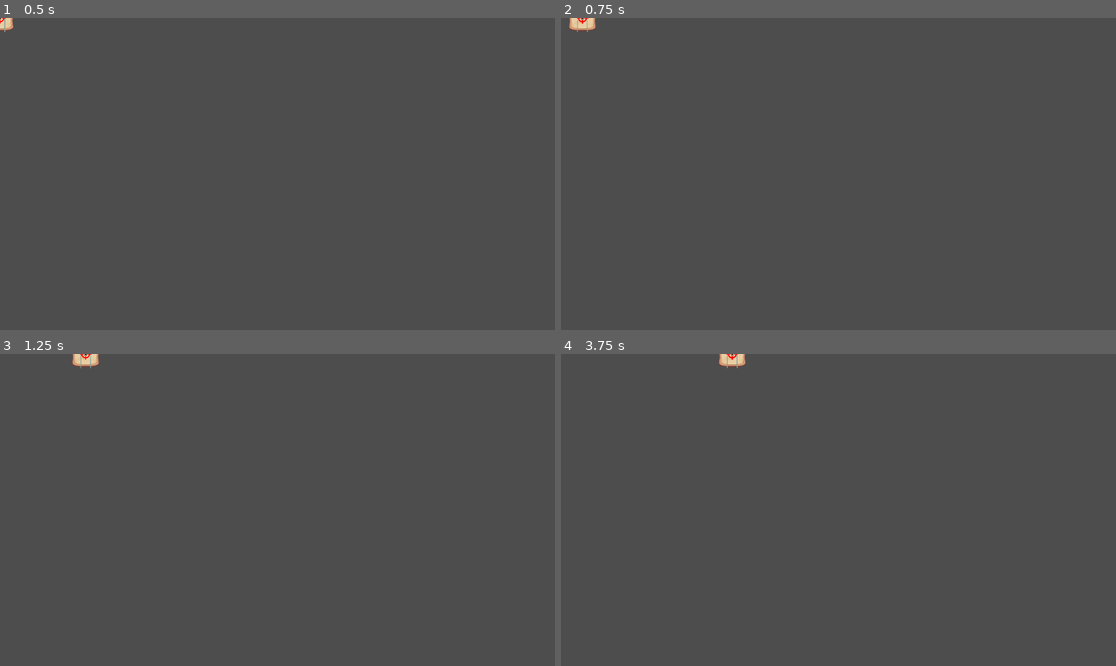
Above: before the commit, frames 1-4 (two rows, left to right).
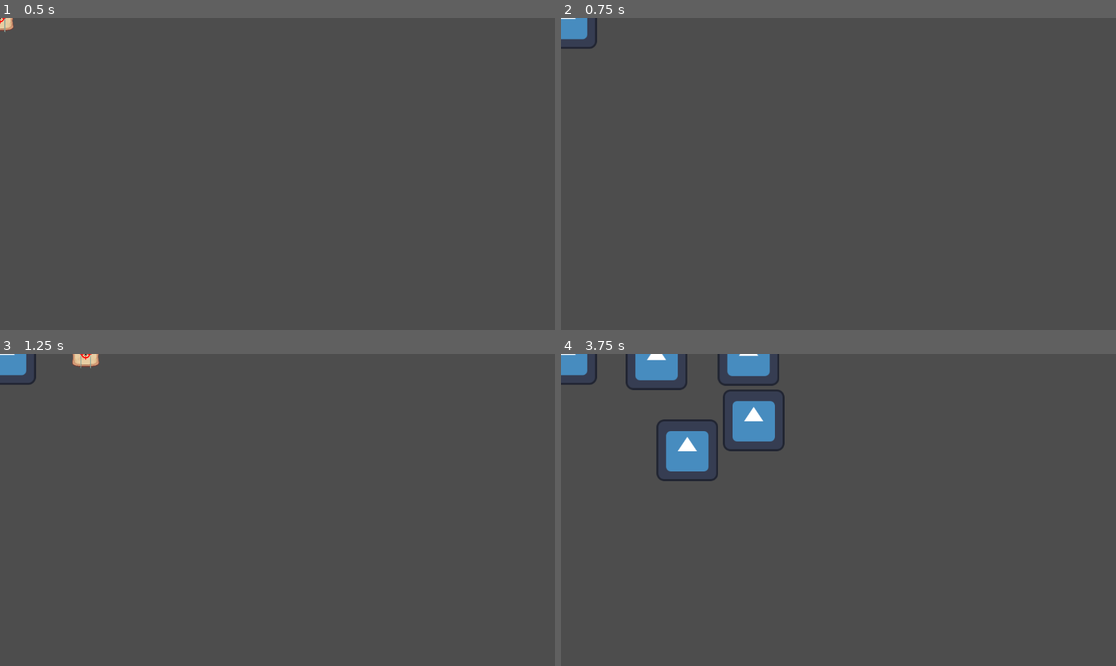
Above: after the commit, the same moments.

Repository: BenjaminSundvall/fall-game-jam-2023
Game: Godot game, scene res://Scene/test.tscn
Same seed, same stepped clock (60 frames per second), same inputs: the game is played once before the commit and once after it. The engine's default icon, where the game draws it, is replaced by a stand-in: a white triangle on a blue panel in a dark square.
Inputs (mouse positions are in pixels of both pictures, inside the frame that each line leads up to):
- Up to frame 1 (0.5 s): no input
- Up to frame 2 (0.75 s): tap Enter at 0.5 s; move the mouse to (960, 158) at 0.52 s; hold D (MoveRight) from 0.53 s (still down); click (960, 158) at 0.6 s
- Up to frame 3 (1.25 s): keep holding D (MoveRight)
- Up to frame 4 (3.75 s): move the mouse to (727, 525) at 1.27 s; release D (MoveRight) at 1.28 s; hold S (MoveDown) 1.28-2.03 s; click (727, 525) at 1.35 s; move the mouse to (894, 441) at 2.02 s; hold D (MoveRight) 2.03-2.78 s; right-click (894, 441) at 2.1 s; click (894, 441) at 2.3 s; move the mouse to (810, 572) at 2.77 s; hold W (MoveUp) 2.78-3.53 s; tap E (Interact) at 2.85 s; click (810, 572) at 3.05 s; move the mouse to (1005, 556) at 3.52 s; hold A (MoveLeft) from 3.53 s (still down); click (1005, 556) at 3.6 s

Frame 1 is identical in both runs. In frame 2, 0.5% of the frame differs, in the area x 0-7%, y 0-10%; in frame 3, 0.4%; in frame 4, 4.6%, in the area x 0-41%, y 0-41%.

Commit message:
Added bullets and weapon

Diff:
--- a/godot/Bullet/bullet.gd
+++ b/godot/Bullet/bullet.gd
@@ -1,6 +1,6 @@
 extends Area2D
 var damage
-var speed = 500
+var speed = 20
 var direction
 
 # Called when the node enters the scene tree for the first time.
@@ -10,7 +10,7 @@
 
 # Called every frame. 'delta' is the elapsed time since the previous frame.
 func _process(delta):
-	_movement(direction.normalized())
+	_movement(direction)
 	pass
 
 func _movement(dir):
--- a/godot/Bullet/bullet.tscn
+++ b/godot/Bullet/bullet.tscn
@@ -1,6 +1,7 @@
-[gd_scene load_steps=3 format=3 uid="uid://5fvupghx4bnt"]
+[gd_scene load_steps=4 format=3 uid="uid://5fvupghx4bnt"]
 
 [ext_resource type="Script" path="res://Bullet/Bullet.gd" id="1_v7vio"]
+[ext_resource type="Texture2D" uid="uid://dcldqnat1m2vi" path="res://icon.svg" id="2_hifu5"]
 
 [sub_resource type="CircleShape2D" id="CircleShape2D_hnupr"]
 
@@ -8,6 +9,7 @@
 script = ExtResource("1_v7vio")
 
 [node name="Sprite2D" type="Sprite2D" parent="."]
+texture = ExtResource("2_hifu5")
 
 [node name="CollisionShape2D" type="CollisionShape2D" parent="."]
 shape = SubResource("CircleShape2D_hnupr")
--- a/godot/Player/PlayerMovement.gd
+++ b/godot/Player/PlayerMovement.gd
@@ -9,10 +9,6 @@
 @export var input_mode = InputMode.KEYBOARD
 
 func get_input():
-	# Attacking
-	if Input.is_action_just_pressed("Attack"):
-		print("Attack")
-
 	# Interact
 	if Input.is_action_just_pressed("Interact"):
 		print("Interact")
@@ -30,6 +26,10 @@
 	elif input_mode == InputMode.KEYBOARD:
 		aim_point = get_global_mouse_position() - position
 		$Crosshair.position = aim_point
+
+		# Attacking
+	if Input.is_action_just_pressed("Attack"):
+		get_node("Weapon").attack(aim_point)
 
 
 func apply_traction(delta):
--- a/godot/Scene/test.tscn
+++ b/godot/Scene/test.tscn
@@ -1,8 +1,11 @@
-[gd_scene load_steps=2 format=3 uid="uid://7tv17oluprfa"]
+[gd_scene load_steps=3 format=3 uid="uid://7tv17oluprfa"]
 
 [ext_resource type="PackedScene" uid="uid://r0sypiaqn3rn" path="res://Player/Player.tscn" id="1_wcg18"]
+[ext_resource type="PackedScene" uid="uid://d0ldmvppqglhc" path="res://Weapon/Pistol.tscn" id="2_i1v1d"]
 
 [node name="Node2D" type="Node2D"]
 
 [node name="Player" parent="." instance=ExtResource("1_wcg18")]
 input_mode = 1
+
+[node name="Weapon" parent="Player" instance=ExtResource("2_i1v1d")]
--- a/godot/Weapon/Pistol.gd
+++ b/godot/Weapon/Pistol.gd
@@ -1,5 +1,4 @@
 extends Weapon
-
 
 # Called when the node enters the scene tree for the first time.
 func _ready():
@@ -12,5 +11,6 @@
 
 func attack(direction):
 	var bullet = Bullet.instantiate()
-	bullet.global_position = bullet.get_parent().global_position
-	bullet.direction = direction
+	get_node("/root").add_child(bullet)
+	bullet.global_position = global_position
+	bullet.direction = direction.normalized()
--- /dev/null
+++ b/godot/Weapon/Pistol.tscn
@@ -0,0 +1,10 @@
+[gd_scene load_steps=3 format=3 uid="uid://d0ldmvppqglhc"]
+
+[ext_resource type="Script" path="res://Weapon/Pistol.gd" id="1_0andh"]
+[ext_resource type="PackedScene" uid="uid://5fvupghx4bnt" path="res://Bullet/Bullet.tscn" id="2_xchl1"]
+
+[node name="Weapon" type="Node2D"]
+script = ExtResource("1_0andh")
+Bullet = ExtResource("2_xchl1")
+
+[node name="Sprite2D" type="Sprite2D" parent="."]
--- a/godot/Weapon/Weapon.gd
+++ b/godot/Weapon/Weapon.gd
@@ -1,4 +1,4 @@
-extends Node
+extends Node2D
 class_name Weapon
 
 var bullet_damage
Not shown, added: godot/Weapon/PisA9B0.tmp
Not shown, added: godot/Weapon/PisAB72.tmp
Not shown, added: godot/Weapon/PisB448.tmp
Not shown, added: godot/Weapon/PisD99E.tmp
Not shown, added: godot/Weapon/PisF783.tmp
Not shown, added: godot/Weapon/PisFDB9.tmp
